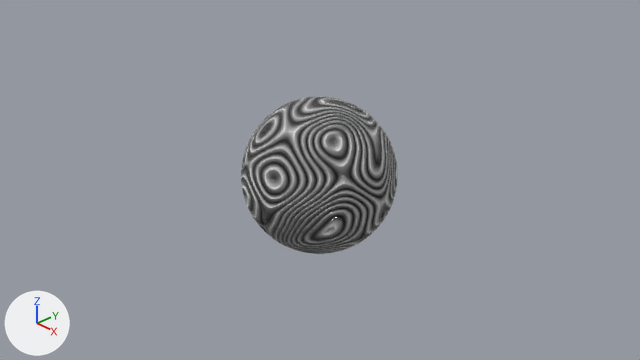
The Blender file nodes-tutorial.blend as it was, and as the next commit left it.
Camera for both pictures: the file's camera 'Camera'. The axes (+X, +Y, +Z) are drawn at lower left. The lights are the same throughout.

The older version as bpy lines, for what is in view:
```python
me_sphere = bpy.data.meshes.new('Sphere')
me_sphere.from_pydata(...)  # a UV sphere (32 segments, 16 rings, poles along z) spanning x -1.0..1.0, y -1.0..1.0, z -1.0..1.0
me_sphere.polygons.foreach_set('use_smooth', [True] * 512)
me_sphere.materials.append(mat_material_001)
ob_sphere = bpy.data.objects.new('Sphere', me_sphere)
ob_sphere.location = (0.0, 0.0, 0.0)
_m = ob_sphere.modifiers.new('Subdivision', 'SUBSURF')
```
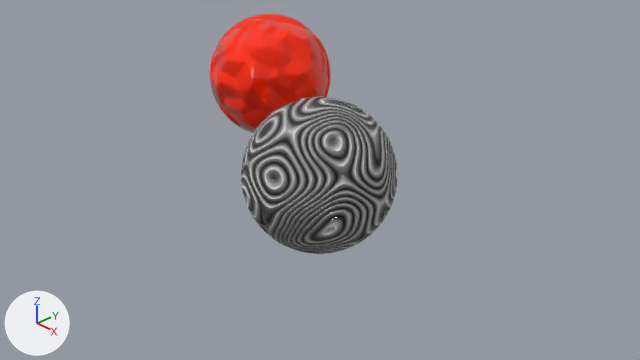
Boxes (x1, y1, x2, y2) around the edits, measured in the pictures (640 x 360 px):
'WierdSphere', added
    after: (210, 14, 331, 133)

What changed in the scene script:
```text
Add mat_wierd_material:
    mat_wierd_material = bpy.data.materials.new('wierd-material')
    # nodes: BsdfPrincipled, Bump, OutputMaterial, TexNoise
    # colours: red #ff2400
Add me_sphere_001:
    me_sphere_001.from_pydata(...)  # a UV sphere (32 segments, 16 rings, poles along z) spanning x -1.0..1.0, y -1.0..1.0, z -1.0..1.0
    me_sphere_001.polygons.foreach_set('use_smooth', [True] * 512)
    me_sphere_001.materials.append(mat_wierd_material)
Add ob_wierdsphere:
    ob_wierdsphere = bpy.data.objects.new('WierdSphere', me_sphere_001)
    ob_wierdsphere.location = (-3.27, 1.97, 0.0)
    _m = ob_wierdsphere.modifiers.new('Subdivision', 'SUBSURF')
```
